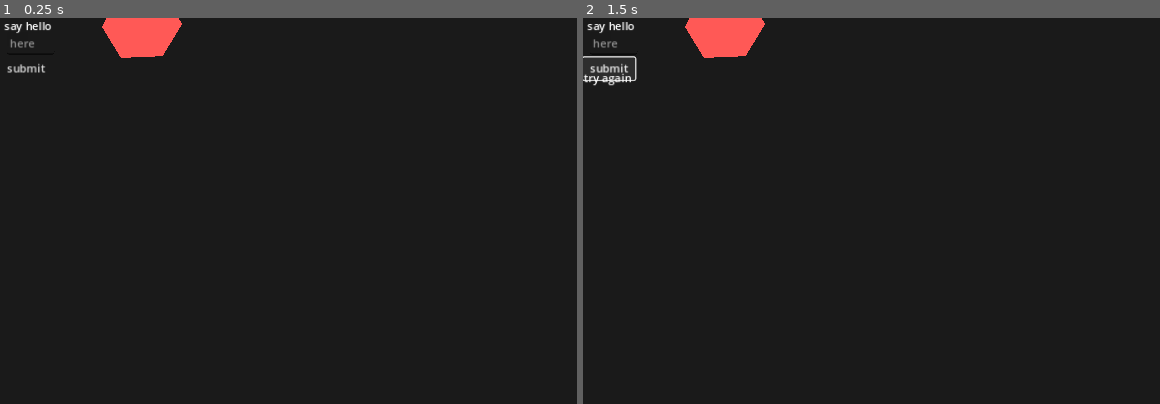
Above: before the commit, frames 1-2 (left to right).
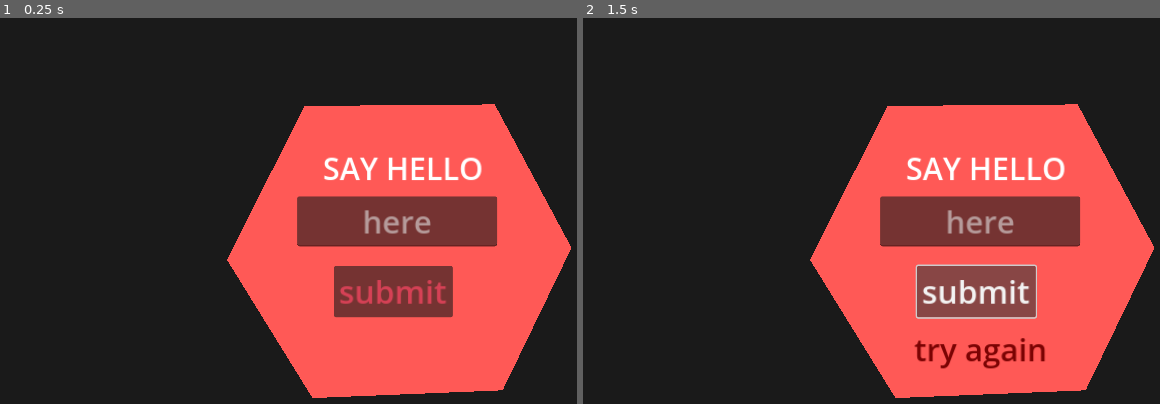
Above: after the commit, the same moments.

Repository: cristiehenry/godot-rnd
Game: Godot game, scene res://scenes/main.tscn
Same seed, same stepped clock (60 frames per second), same inputs: the game is played once before the commit and once after it.
Inputs:
- Up to frame 1 (0.25 s): no input
- Up to frame 2 (1.5 s): click "submit" at 0.5 s; click "submit" at 1.25 s

The runs differ from the first frame. In frame 1, 36% of the frame differs, in the area x 0-99%, y 0-99%; in frame 2, 36%.

Commit message:
first try

Diff:
--- a/scenes/main.tscn
+++ b/scenes/main.tscn
@@ -1,8 +1,20 @@
-[gd_scene load_steps=3 format=3 uid="uid://bbvvv53m7xt4u"]
+[gd_scene load_steps=7 format=3 uid="uid://bbvvv53m7xt4u"]
 
 [ext_resource type="Script" path="res://scenes/control.gd" id="1_o5qli"]
 
 [sub_resource type="Theme" id="Theme_5c407"]
+
+[sub_resource type="LabelSettings" id="LabelSettings_1j03x"]
+font_size = 44
+
+[sub_resource type="Theme" id="Theme_iam74"]
+default_font_size = 45
+
+[sub_resource type="Theme" id="Theme_gfbam"]
+
+[sub_resource type="LabelSettings" id="LabelSettings_n7lkh"]
+font_size = 45
+font_color = Color(0.481018, 0.0127848, 0.0128667, 1)
 
 [node name="main" type="Node"]
 
@@ -17,6 +29,14 @@
 theme = SubResource("Theme_5c407")
 script = ExtResource("1_o5qli")
 
+[node name="Polygon2D" type="Polygon2D" parent="Control"]
+show_behind_parent = true
+position = Vector2(-344, 290)
+scale = Vector2(4.56316, 4.47535)
+color = Color(1, 0.352941, 0.337255, 1)
+polygon = PackedVector2Array(231.5, -37, 171.5, -36.5, 147, 13, 174, 57.5, 234, 55, 255.744, 9.16129)
+uv = PackedVector2Array(231.5, -37, 171.5, -36.5, 147, 13, 174, 57.5, 234, 55, 262.5, 8.5)
+
 [node name="MarginContainer" type="MarginContainer" parent="Control"]
 layout_mode = 0
 offset_right = 40.0
@@ -29,12 +49,20 @@
 
 [node name="Label" type="Label" parent="Control/Panel"]
 layout_mode = 0
-offset_right = 80.0
-offset_bottom = 23.0
+offset_left = 431.0
+offset_top = 161.0
+offset_right = 730.0
+offset_bottom = 271.0
 text = "say hello"
+label_settings = SubResource("LabelSettings_1j03x")
 horizontal_alignment = 1
 vertical_alignment = 1
-max_lines_visible = 1
+autowrap_mode = 3
+uppercase = true
+max_lines_visible = 2
+visible_characters = 12
+visible_ratio = 1.33333
+text_direction = 1
 
 [node name="EnterHere" type="LineEdit" parent="Control/Panel"]
 layout_mode = 1
@@ -43,11 +71,15 @@
 anchor_top = 0.544
 anchor_right = 1.552
 anchor_bottom = 1.195
-offset_left = 3.0
-offset_top = -0.760002
-offset_right = 16.42
-offset_bottom = 4.2
+offset_left = 421.0
+offset_top = 235.24
+offset_right = 653.92
+offset_bottom = 280.2
+theme = SubResource("Theme_iam74")
 placeholder_text = "here"
+alignment = 1
+max_length = 16
+expand_to_text_length = true
 
 [node name="SubmitButton" type="Button" parent="Control/Panel"]
 layout_mode = 1
@@ -56,21 +88,29 @@
 anchor_top = 1.425
 anchor_right = 1.875
 anchor_bottom = 2.2
-offset_left = -1.76
+offset_left = 479.24
+offset_top = 300.0
+offset_right = 577.0
+offset_bottom = 333.0
+theme = SubResource("Theme_gfbam")
+theme_override_colors/font_color = Color(0.834057, 0.253157, 0.33358, 1)
+theme_override_font_sizes/font_size = 46
+action_mode = 0
 text = "submit"
+icon_alignment = 1
 
 [node name="SuccessMessage" type="Label" parent="Control/Panel"]
 layout_mode = 0
-offset_left = 1.0
-offset_top = 75.0
-offset_right = 74.0
-offset_bottom = 101.0
+offset_left = 452.0
+offset_top = 432.0
+offset_right = 695.0
+offset_bottom = 523.0
+label_settings = SubResource("LabelSettings_n7lkh")
+horizontal_alignment = 1
+vertical_alignment = 1
+autowrap_mode = 3
+justification_flags = 131
 max_lines_visible = 1
-
-[node name="Polygon2D" type="Polygon2D" parent="."]
-show_behind_parent = true
-color = Color(1, 0.352941, 0.337255, 1)
-polygon = PackedVector2Array(231.5, -37, 171.5, -36.5, 147, 13, 174, 57.5, 234, 55, 262.5, 8.5)
-uv = PackedVector2Array(231.5, -37, 171.5, -36.5, 147, 13, 174, 57.5, 234, 55, 262.5, 8.5)
+visible_characters = 14
 
 [connection signal="pressed" from="Control/Panel/SubmitButton" to="Control" method="_on_submit_button_pressed"]
